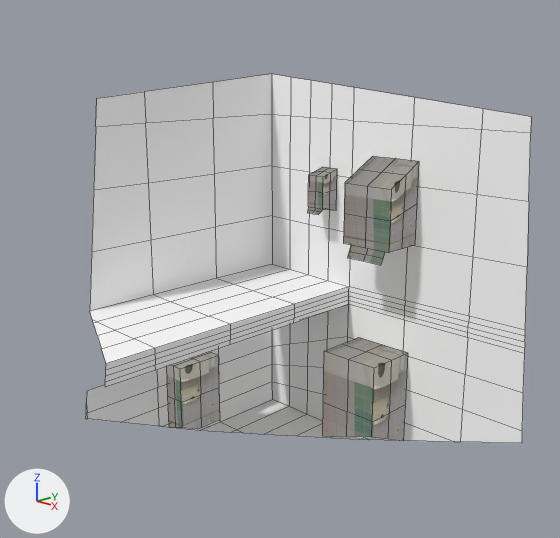
The Blender file src/3d/therapy-bathroom-quick-and-dirty.blend, before and after one commit.
Before and after are seen from a 50 mm lens placed at (7.65, -7.59, 3.45), pointed at (-2.9, 3.11, -0.65). The lights are fixed; the arrows at lower left show +X, +Y and +Z. The picture after the commit comes second. Mesh edges are drawn as thin lines. The same objects are shown in both versions, whatever each file hides.

In view in the first picture: 'items', 'room'.
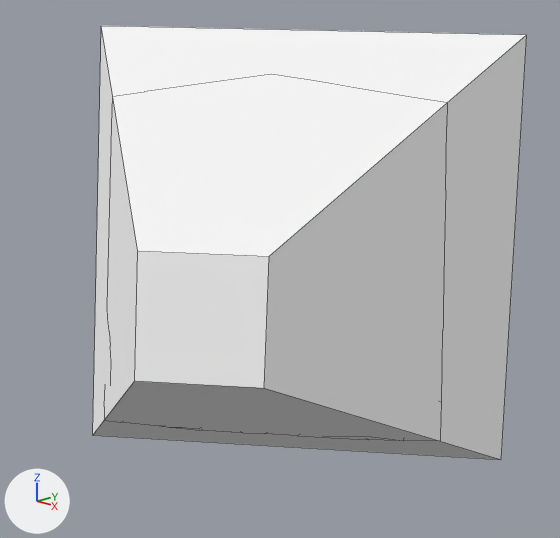
Where the change shows, as pixel boxes (x1, y1, x2, y2) in the pictures (560 x 538 px):
'room', modifiers changed (18% taller)
    before: (86, 74, 531, 443)
    after: (93, 26, 527, 460)
'items', unchanged, covered by the edit
    before: (167, 156, 419, 441)

Diff of the bpy script that builds the scene:
```diff
--- a/src/3d/therapy-bathroom-quick-and-dirty.blend.py
+++ b/src/3d/therapy-bathroom-quick-and-dirty.blend.py
@@ me_cube_003 @@
+me_cube_003.from_pydata([(-0.83, -0.33, -1.0), (-4.49, -3.99, -12.0), (-0.83, 0.33, -1.0), (-4.49, 3.99, -12.0), (-0.17, -0.33, -1.0), (3.49, -3.99, -12.0), (-0.17, 0.33, -1.0), (3.49, 3.99, -12.0)], [], [(0, 1, 3, 2), (2, 3, 7, 6), (6, 7, 5, 4), (4, 5, 1, 0), (2, 6, 4, 0), (7, 3, 1, 5)])
@@ ob_room @@
 _m = ob_room.modifiers.new('Boolean', 'BOOLEAN')
-_m.object = ob_clip
+_m.object = ob_clip_square
 _m.operation = 'INTERSECT'
@@ ob_clip_square @@
+ob_clip_square = bpy.data.objects.new('_clip.square', me_cube_003)
+ob_clip_square.location = (5.168, -5.02, 1.999)
+ob_clip_square.rotation_euler = (1.374, 0.0233, 0.699)  # degrees (79, 1.3, 40)
+ob_clip_square.scale = (1.32, 1.32, 1.32)
+ob_clip_square.hide_set(True)
```
